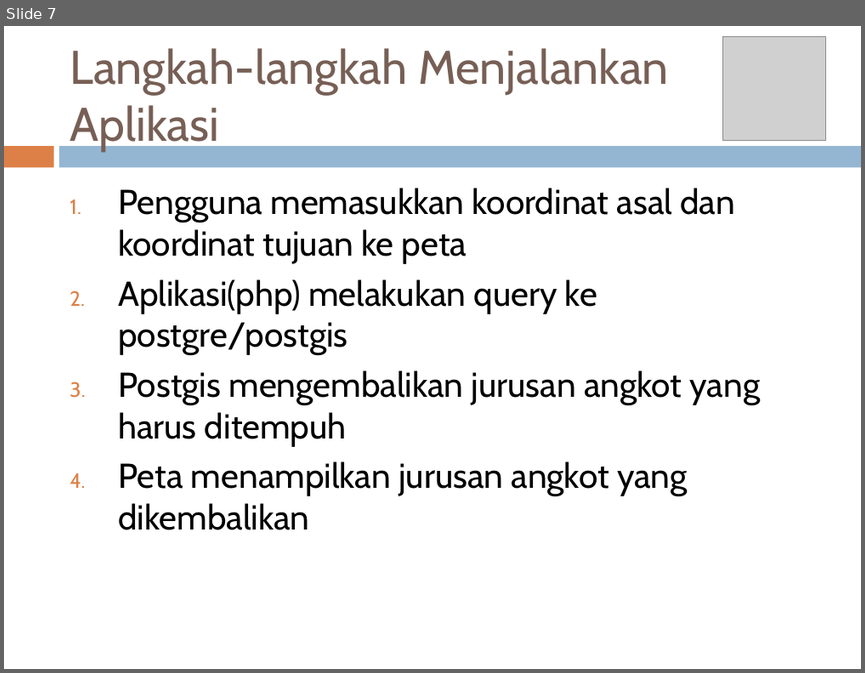
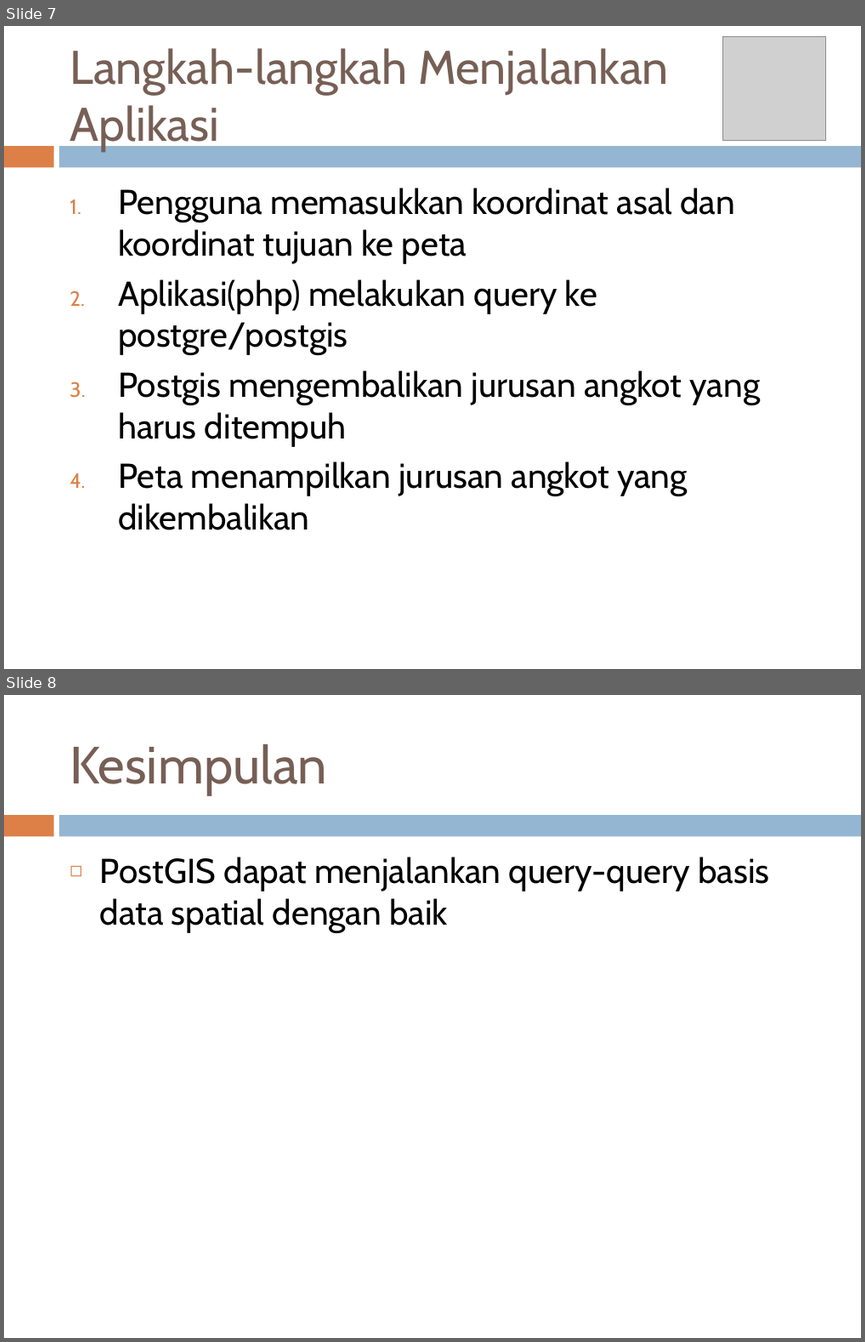
Before and after one commit to traphole/pdl_ruteangkot, a slide deck: Presentasi PDL.pptx. Shown one above the other, each under a label of ours: slide 7 before the commit, slides 7 and 8 after it. The pictures are 865x673 and 865x1342 pixels, drawn with LibreOffice and Linux fonts; fonts in the diff are those of the drawing; grey boxes stand for pictures. Boxes give left, top, right and bottom in pixels: in the first picture for what was removed or moved away, otherwise in the second. Text is boxed around its words. In the diff, an @@ line names an element or a change of style, - is before the commit and + after.

Commit message:
laporan + ppt

```diff
--- a/Presentasi PDL.pptx
+++ b/Presentasi PDL.pptx
@@ slide 8 added at [4, 695, 861, 1338], background #FFFFFF; not listed: 2 template elements that a slide beside it also shows @@
@@ title added at [69, 744, 327, 795], 44 pt, text #775F55 @@
+Kesimpulan
@@ text added at [100, 857, 769, 933], 29 pt, text #000000 @@
+◻ PostGIS dapat menjalankan query-query basis data spatial dengan baik
```
Also in this commit, not shown: 1 other file.
